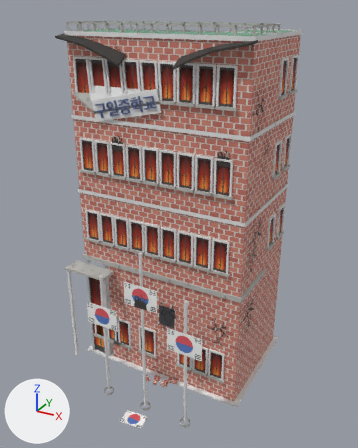
Two versions of the FBX model Assets/Art/Buildings/Story05_구일중학교_화남.fbx, one commit apart.
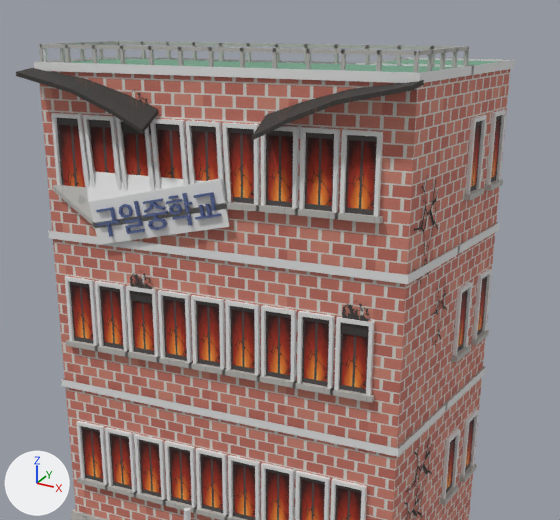
There are two pictures of each version: one whole from a camera (50 mm lens) standing at (46.6, -80.1, 74.2) and looking at (2.8, -0.5, 34.4), one close up on the part from 13% to 91% of the width and 0% to 58% of the height. Every picture has the same lights, and +X, +Y and +Z are marked at lower left. The last two pictures show the newer version. Vertices at exactly the same position are counted once.

The scene before the commit, as lines of its bpy script (objects in view):
```python
me_story05_구일중학교_화남 = bpy.data.meshes.new('Story05_구일중학교_화남')
me_story05_구일중학교_화남.from_pydata(...)  # 3420 vertices, 2312 faces; spans x -1.73..1.73, y -1.89..1.67, z 0.0..6.28
me_story05_구일중학교_화남.materials.append(mat_건물_바닥_보도블록)  # its picture is missing
me_story05_구일중학교_화남.materials.append(mat_건물_벽돌_붉은)  # picture img_건물_벽돌_붉은_png
me_story05_구일중학교_화남.materials.append(mat_건물_콘크리트)  # picture img_건물_콘크리트_png
me_story05_구일중학교_화남.materials.append(mat_건물_창_분노)  # picture img_건물_창_분노_png
me_story05_구일중학교_화남.materials.append(mat_건물_색_흰)  # its picture is missing
me_story05_구일중학교_화남.materials.append(mat_건물_옥상_방수)  # picture img_건물_옥상_방수_png
me_story05_구일중학교_화남.materials.append(mat_건물_금속_스테인리스)  # picture img_건물_금속_스테인리스_png
me_story05_구일중학교_화남.materials.append(mat_건물_색_남색)  # picture img_건물_색_남색_png
me_story05_구일중학교_화남.materials.append(mat_건물_국기_태극기)  # picture img_건물_국기_태극기_png
me_story05_구일중학교_화남.materials.append(mat_건물_금속_그을림)  # picture img_건물_금속_그을림_png
me_story05_구일중학교_화남.materials.append(mat_건물_금_잎카드)  # picture img_건물_금_잎카드_png
me_story05_구일중학교_화남.materials.append(mat_건물_색_검정)  # picture img_건물_색_검정_png
me_story05_구일중학교_화남.materials.append(mat_건물_그을음_잎카드)  # picture img_건물_그을음_잎카드_png
ob_story05_구일중학교_화남 = bpy.data.objects.new('Story05_구일중학교_화남', me_story05_구일중학교_화남)
ob_story05_구일중학교_화남.location = (0.0, 0.0, 0.0)
ob_story05_구일중학교_화남.scale = (11.4, 11.4, 11.4)
```
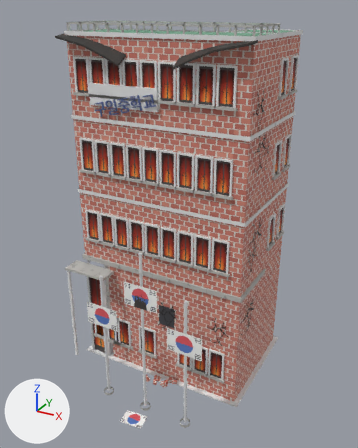
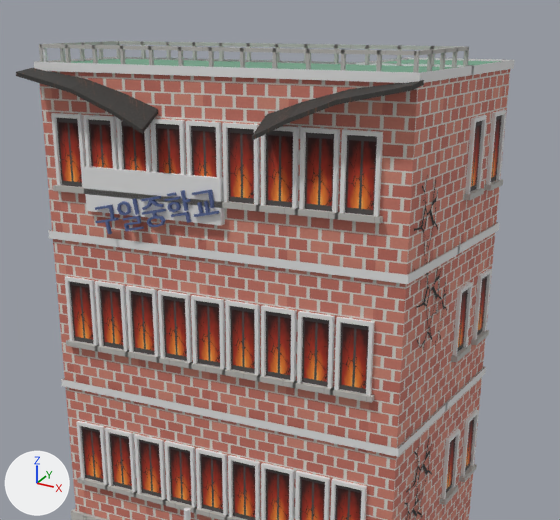
What changed in the scene script:
```text
Change me_story05_구일중학교_화남:
    used by ob_story05_구일중학교_화남; location = (0.0, 0.0, 0.0); scale = (11.4, 11.4, 11.4)
    remove me_story05_구일중학교_화남.from_pydata(...)  # 3420 vertices, 2312 faces; spans x -1.73..1.73, y -1.89..1.67, z 0.0..6.28
    add me_story05_구일중학교_화남.from_pydata(...)  # 3400 vertices, 2307 faces; spans x -1.73..1.73, y -1.89..1.67, z 0.0..6.28
    me_story05_구일중학교_화남 part 1: 6 loose pieces with 24 vertices, spanning x -1.09..1.42, y -0.54..1.32, z 1.94..6.17, are deleted
    me_story05_구일중학교_화남 part 2: 328 vertices moved from x -1.14..0.25, y -0.61..-0.53, z 4.78..5.38 to x -1.14..0.21, y -0.61..-0.53, z 4.88..5.39; 24 vertices removed from x -1.08..0.25, y -0.61..-0.53, z 4.94..5.22; 24 vertices added at x -1.14..0.21, y -0.61..-0.53, z 5.11..5.22
    me_story05_구일중학교_화남 part 3: 4 vertices added at x 1.65, y -0.36..0.25, z 4.13..4.89
    me_story05_구일중학교_화남 part 4: 216 kept faces spanning x -1.43..0.5, y -0.61..-0.53, z 4.88..5.75 get new texture (UV) coordinates
```

Where the change shows, as pixel boxes [x1, y1, x2, y2] in the close-ups (560 x 520 px; the box of a moved part takes in the faces that stretch with it):
part 1 of me_story05_구일중학교_화남, deleted
    before: [121, 90, 370, 337]
part 2 of me_story05_구일중학교_화남, moved or reshaped
    before: [57, 118, 254, 231]
    after: [57, 118, 254, 229]
part 3 of me_story05_구일중학교_화남, added
    after: [416, 260, 442, 349]
part 4 of me_story05_구일중학교_화남, surface changed
    before: [53, 119, 259, 245]
    after: [53, 119, 261, 234]
